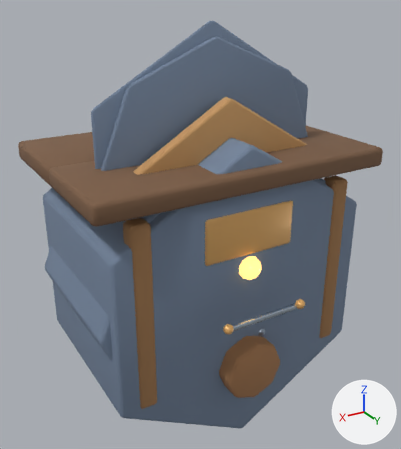
A saved change to the Blender file assets-source/blender/buildings/lumberyard.blend.
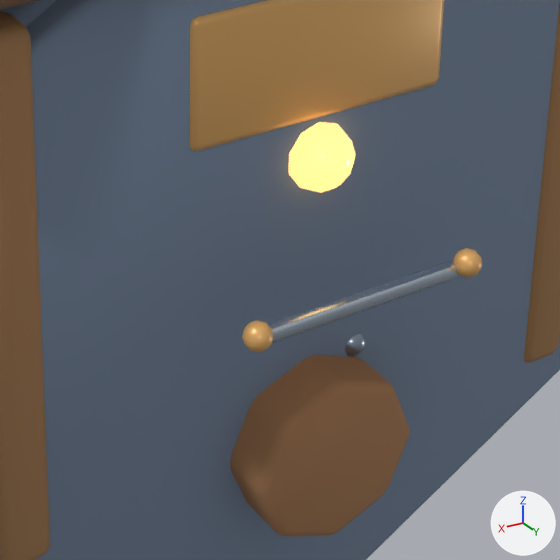
Each version appears first whole from a 50 mm lens placed at (2.56, 4.33, 3.38), pointed at (-0.02, 0.03, 1.23), and next in a close-up on the part from 35% to 83% of the width and 48% to 90% of the height. The axes (+X, +Y, +Z) are drawn at lower right. The lights are the same throughout. The older version's two pictures come first.

The first close-up shows 'LOD1_PROXY_base', 'LOD2_PROXY_base', 'identityLamp', 'plinth', 'post.-1.0.-0.8', 'post.1.0.-0.8', 'serviceBolt.L', 'serviceBolt.R', 'servicePlate', 'signBoard' and 2 more.
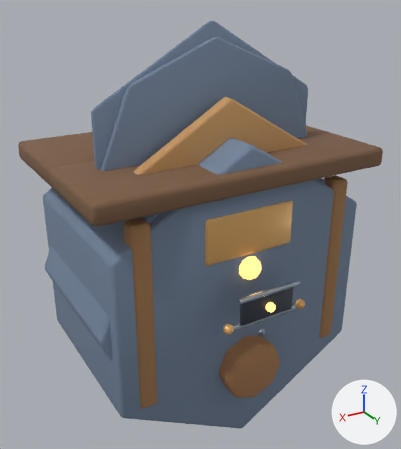
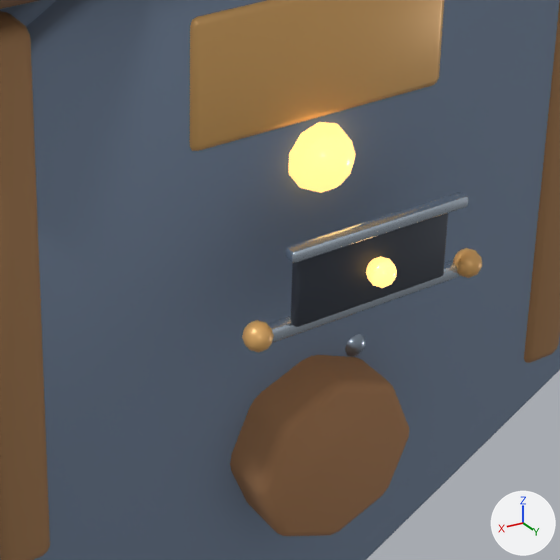
Edits to the bpy script that builds the scene:
```text
Add mat_mat_lumberyard_dark:
    mat_mat_lumberyard_dark = principled_material('MAT_lumberyard_dark')
    mat_mat_lumberyard_dark.base_color = (0.05, 0.06, 0.08)  # greyish blue #3f4550
    mat_mat_lumberyard_dark.metallic = 0.5
    mat_mat_lumberyard_dark.roughness = 0.58
Add me_icosphere_610:
    me_icosphere_610.from_pydata(...)  # an icosphere of 80 faces spanning x -0.0428..0.0428, y -0.045..0.045, z -0.045..0.045
    me_icosphere_610.polygons.foreach_set('use_smooth', [True] * 80)
    me_icosphere_610.materials.append(mat_mat_lumberyard_glow)  # orange #e7b36c, glowing orange #e7b36c
Add me_cube_1149:
    me_cube_1149.from_pydata(...)  # a box spanning x -0.31..0.31, y -0.018..0.018, z -0.022..0.022
    me_cube_1149.polygons.foreach_set('use_smooth', [True] * 6)
    me_cube_1149.materials.append(mat_mat_lumberyard_metallight)  # pale blue #c4d1df
Add me_cube_1148:
    me_cube_1148.from_pydata(...)  # a box spanning x -0.27..0.27, y -0.12..0.12, z -0.018..0.018
    me_cube_1148.polygons.foreach_set('use_smooth', [True] * 6)
    me_cube_1148.materials.append(mat_mat_lumberyard_dark)  # greyish blue #3f4550
Add ob_servicepanellamp:
    ob_servicepanellamp = bpy.data.objects.new('servicePanelLamp', me_icosphere_610)
    ob_servicepanellamp.parent = ob_buildingroot
    ob_servicepanellamp.location = (0.0, 0.92, -1.2)
    _m = ob_servicepanellamp.modifiers.new('soft bevel', 'BEVEL')
    _m.width = 0.02
    _m.width_pct = 0.02
    _m.segments = 2
Add ob_servicepaneltrim:
    ob_servicepaneltrim = bpy.data.objects.new('servicePanelTrim', me_cube_1149)
    ob_servicepaneltrim.parent = ob_buildingroot
    ob_servicepaneltrim.location = (0.0, 1.06, -1.18)
    _m = ob_servicepaneltrim.modifiers.new('soft bevel', 'BEVEL')
    _m.width = 0.008
    _m.width_pct = 0.008
    _m.segments = 2
Add ob_servicepanelinset:
    ob_servicepanelinset = bpy.data.objects.new('servicePanelInset', me_cube_1148)
    ob_servicepanelinset.parent = ob_buildingroot
    ob_servicepanelinset.location = (0.0, 0.92, -1.15)
    _m = ob_servicepanelinset.modifiers.new('soft bevel', 'BEVEL')
    _m.width = 0.012
    _m.width_pct = 0.012
    _m.segments = 2
```

Where the change shows, as pixel boxes [x1, y1, x2, y2] in the close-ups (560 x 560 px):
'servicePanelInset', added
    after: [291, 213, 448, 327]
'servicePanelTrim', added (pale blue)
    after: [286, 192, 468, 263]
'servicePanelLamp', added
    after: [366, 256, 397, 288]
